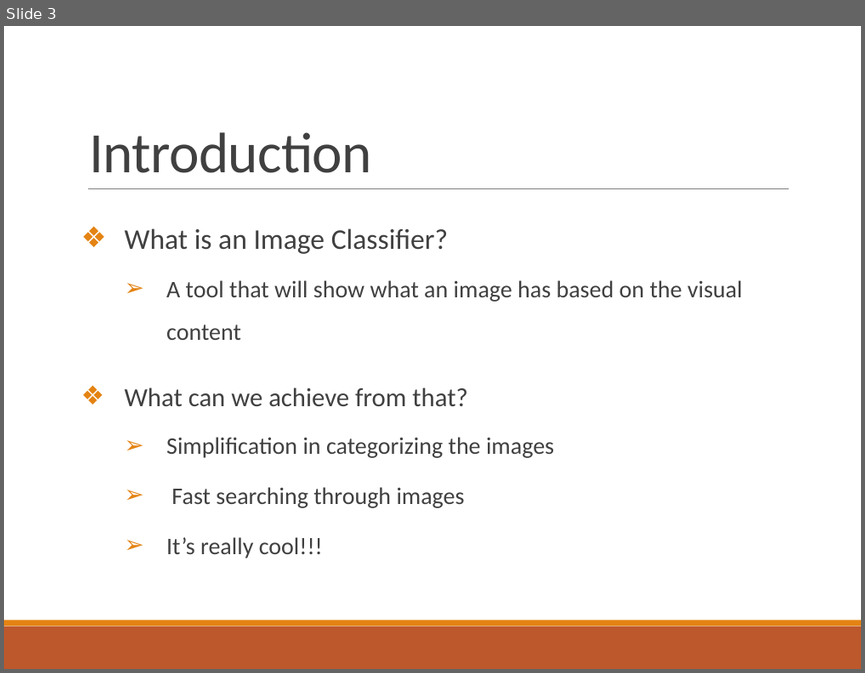
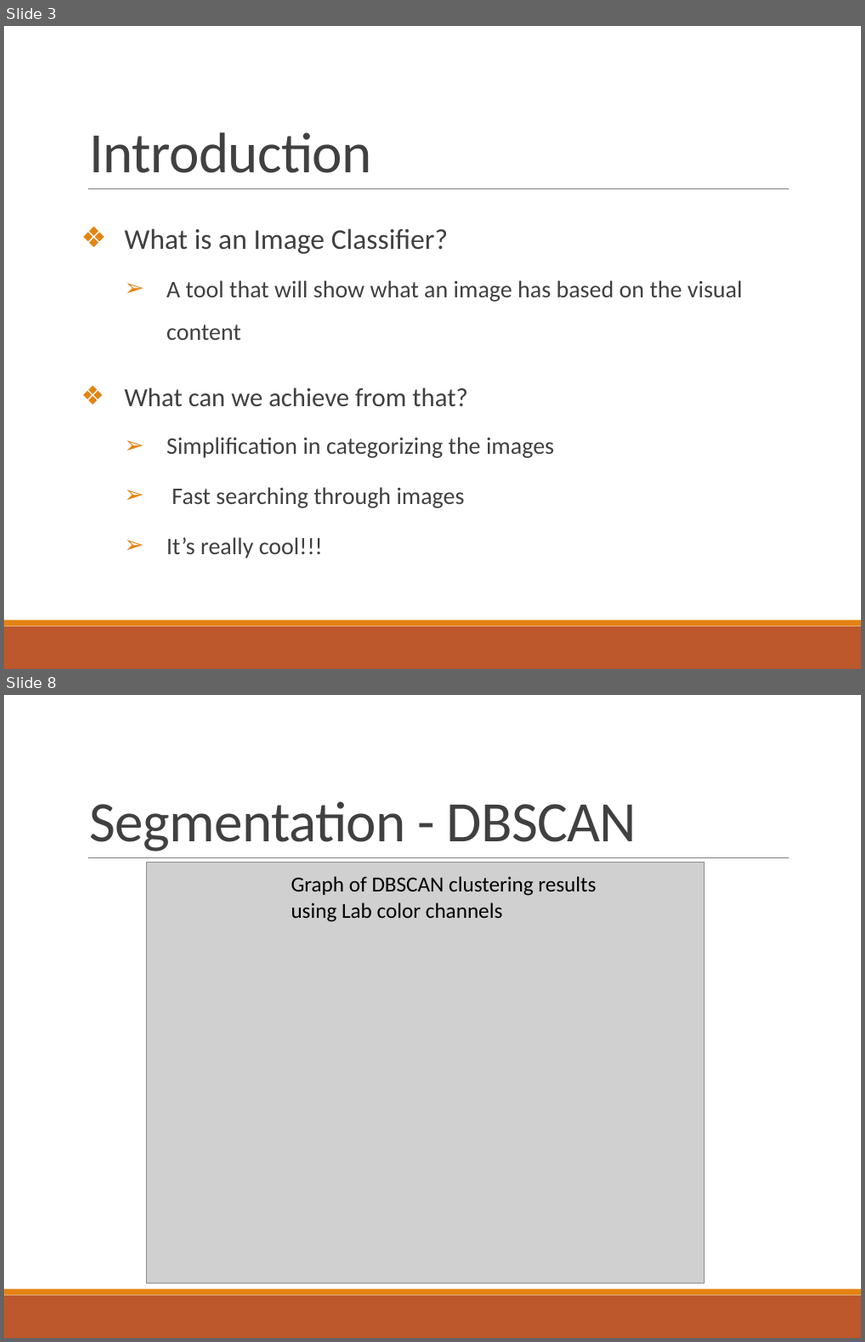
Before and after one commit to somyamohanty/Pixel_Dawgs, a slide deck: Final Presentation.pptx. Shown one above the other, each under a label of ours: slide 3 before the commit, slides 3 and 8 after it; the slides between them are not shown. The pictures are 865x673 and 865x1342 pixels, drawn with LibreOffice and Linux fonts; fonts in the diff are those of the drawing; grey boxes stand for pictures. Boxes give left, top, right and bottom in pixels: in the first picture for what was removed or moved away, otherwise in the second. Text is boxed around its words. In the diff, an @@ line names an element or a change of style, - is before the commit and + after.

Commit message:
Adding completed final presentation and some images used in the presentation

```diff
--- a/Final Presentation.pptx
+++ b/Final Presentation.pptx
@@ slide 8 added at box(4, 695, 861, 1338), background #FFFFFF; not listed: 3 template elements that a slide beside it also shows @@
@@ title added at box(90, 801, 636, 851), 48 pt, text #404040 @@
+Segmentation - DBSCAN
@@ picture added at box(146, 862, 704, 1282) @@
@@ text added at box(291, 876, 596, 922), 18 pt, text #000000 @@
+Graph of DBSCAN clustering results using Lab color channels
```
Also in this commit, not shown: 4 slides changed, 12 other slides added, 2 other files.
